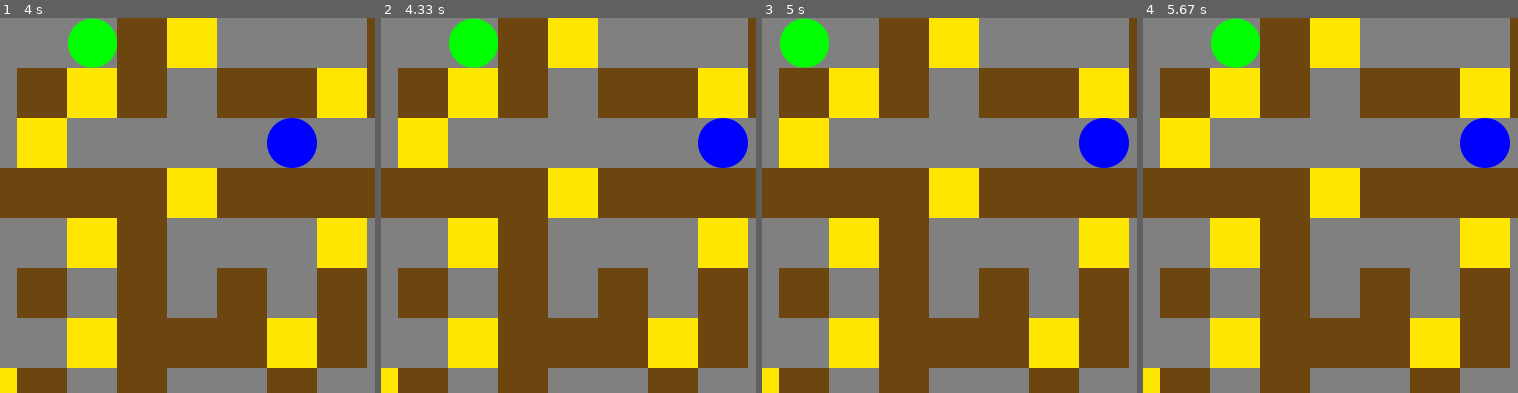
Above: before the commit, frames 1-4 (left to right).
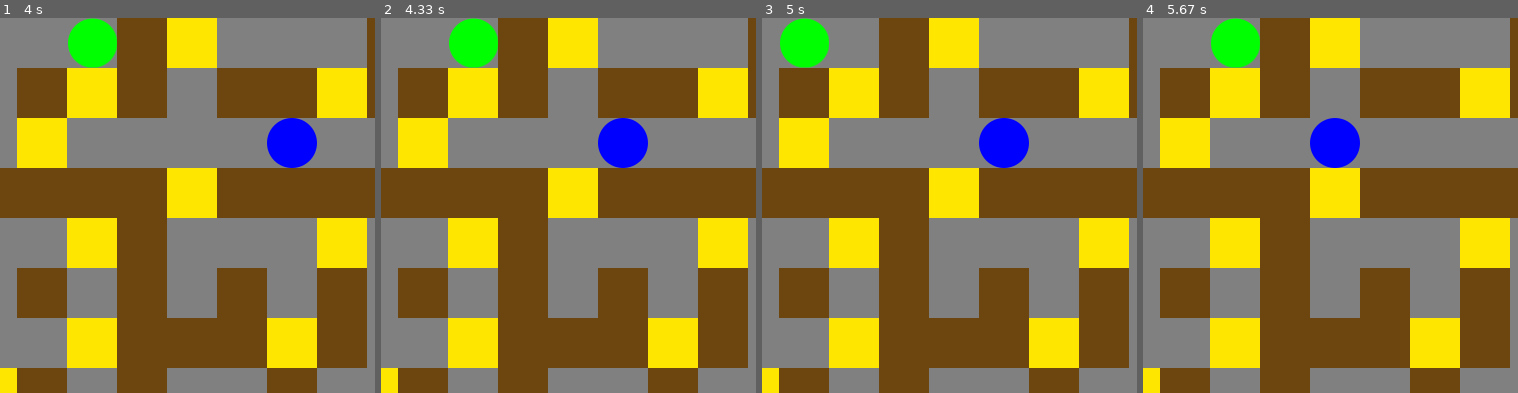
Above: after the commit, the same moments.

Repository: ewenak/simple-bomberman
Game: pygame game, started from bomberman.py
Two runs of this game, one before a commit and one after it. Both use one fixed random seed, a clock stepped at 60 frames per second and the inputs below.
Inputs:
- Up to frame 1 (4 s): hold Right 0.33-0.8 s; hold Up 0.83-1.13 s; hold Left 1.67-2.2 s; hold Down 2.23-2.53 s; hold Up 3-3.37 s; hold Right from 3.4 s (still down)
- Up to frame 2 (4.33 s): release Right at 4.03 s
- Up to frame 3 (5 s): hold Left 4.47-4.93 s; hold Right from 4.97 s (still down)
- Up to frame 4 (5.67 s): release Right at 5.43 s
The pictures show only the part of the screen within x 4-54%, y 0-50%; the shares and areas given below are measured in that part.

Frame 1 is identical in both runs. In frame 2, 2.8% of the frame differs, in the area x 57-98%, y 26-40%; in frame 3, 2.8%; in frame 4, 2.8%.

Commit message:
Implement RandomPathRobot

Diff:
--- a/classes.py
+++ b/classes.py
@@ -136,7 +136,9 @@
             'random': RandomRobot,
             'timid': TimidRobot,
             'path': PathRobot,
+            'randompath': RandomPathRobot,
         }
+        random_path_robot = []
         for r in robots_positions:
             robot_data = self.robots_data.get(r[0])
             if robot_data is None:
@@ -146,10 +148,16 @@
                     raise LevelError(f'No type in { r[0] } data')
                 else:
                     robot = robot_classes[robot_data['type']](self.window, self.grid, r[1])
-                    if isinstance(robot, (OrientationRobot, TimidRobot)):
+                    if robot_data['type'] in ['orientation', 'timid']:
                         robot.player = random.choice(self.players)
-                    elif isinstance(robot, PathRobot):
+                    elif robot_data['type'] == 'path':
                         robot.path = robot_data['path']
+                    elif robot_data['type'] == 'randompath':
+                        random_path_robot.append(robot)
+
+        self.grid.reload()
+        for r in random_path_robot:
+            r.create_path()
 
 
 class GridObject:
@@ -442,7 +450,7 @@
         self.path = path
 
     def choose_position(self, possible_places):
-        if self.gridpos in self.path:
+        if list(self.gridpos) in self.path:
             current_pos_index = self.path.index(list(self.gridpos))
             next_pos_index = current_pos_index + self.index_change
             if next_pos_index == len(self.path) or next_pos_index < 0:
@@ -461,3 +469,31 @@
                 return (pos[0] - self.path[0][0]) ** 2 + (pos[1] - self.path[0][1]) ** 2
 
             return sorted(possible_places, key=distance)[0]
+
+
+class RandomPathRobot(PathRobot):
+    def __init__(self, window, grid, pos):
+        super().__init__(window, grid, pos)
+
+    def create_path(self):
+        creating_path_pos = self.gridpos
+        self.path = [list(self.gridpos)]
+        for i in range(random.randint(2, 10)):
+            possible_places = []
+            for p in [[creating_path_pos[0] + 1, creating_path_pos[1]],
+                [creating_path_pos[0] - 1, creating_path_pos[1]],
+                [creating_path_pos[0], creating_path_pos[1] + 1],
+                [creating_path_pos[0], creating_path_pos[1] - 1]]:
+                el = self.grid.get_element(p)
+                if (el is None and p[0] >= 0 and p[1] >= 0 and
+                    p[0] * constants.sprite_size < constants.dimensions[0] and
+                    p[1] * constants.sprite_size < constants.dimensions[1]):
+                    possible_places.append(p)
+
+            possible_places_not_in_path = [ p for p in possible_places if p not in self.path ]
+            if len(possible_places_not_in_path) == 0:
+                break
+            else:
+                creating_path_pos = random.choice(possible_places_not_in_path)
+                self.path.append(list(creating_path_pos))
+        print(self.path)
--- a/level.json
+++ b/level.json
@@ -18,8 +18,7 @@
     ],
     "robots": {
         "a": {
-            "type": "path",
-            "path": [[4, 1], [4, 2], [5, 2], [6, 2], [7, 2], [7, 1], [7, 0], [6, 0], [5, 0], [4, 0]]
+            "type": "randompath"
         }
     }
 }
